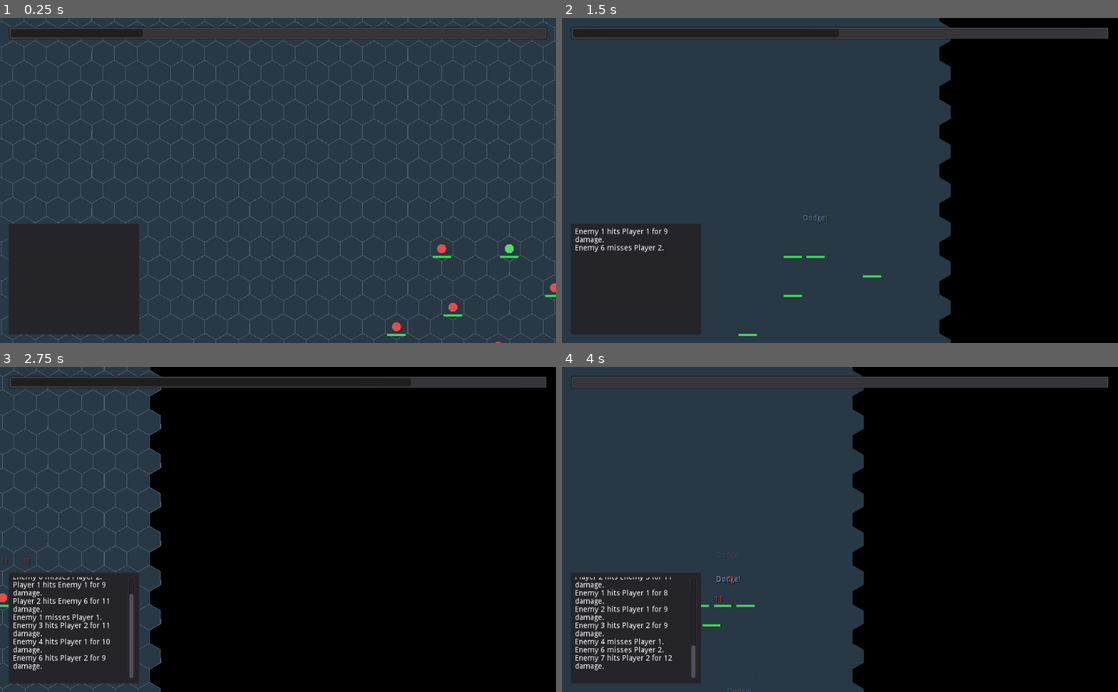
Above: before the commit, frames 1-4 (two rows, left to right).
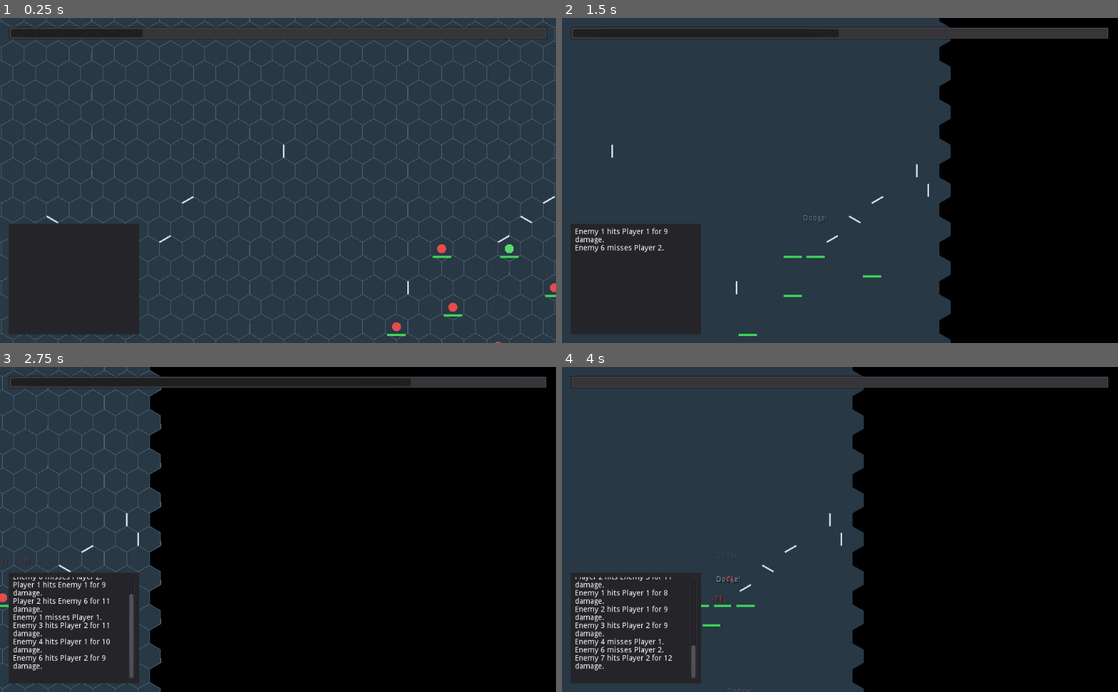
Above: after the commit, the same moments.

Repository: afftor/StriveDungeons
Game: Godot game, scene res://scenes/Main.tscn
Two runs of this game, one before a commit and one after it. Both use one fixed random seed, a clock stepped at 60 frames per second and the inputs below.
Inputs (mouse positions are in pixels of both pictures, inside the frame that each line leads up to):
- Up to frame 1 (0.25 s): no input
- Up to frame 2 (1.5 s): tap Enter at 0.5 s; move the mouse to (962, 164) at 0.52 s; hold D (move_right) 0.53-1.25 s; hold G (toggle_grid) 0.53-1.25 s; click (962, 164) at 0.67 s; drag from (728, 196) to (812, 245) at 1.27 s
- Up to frame 3 (2.75 s): move the mouse to (333, 458) at 2.02 s; hold D (move_right) from 2.03 s (still down); hold G (toggle_grid) from 2.03 s (still down)
- Up to frame 4 (4 s): release D (move_right) at 2.75 s; release G (toggle_grid) at 2.75 s; drag from (812, 594) to (673, 480) at 2.77 s; move the mouse to (1006, 578) at 3.52 s; hold A (move_left) from 3.53 s (still down); hold G (toggle_grid) from 3.53 s (still down)

The runs differ from the first frame. In frame 1, 0.1% of the frame differs, in the area x 8-100%, y 38-86%; in frame 2, 0.1%; in frame 3, less than 0.1%; in frame 4, less than 0.1%.

Commit message:
Fix wall collisions and tab indentation

Diff:
--- a/scripts/hex_grid.gd
+++ b/scripts/hex_grid.gd
@@ -29,19 +29,53 @@
 	Vector2(1, 1)
 ]
 
+const DIRECTION_CUBE_OFFSETS = [
+	Vector3(1, -1, 0),
+	Vector3(1, 0, -1),
+	Vector3(0, 1, -1),
+	Vector3(-1, 1, 0),
+	Vector3(-1, 0, 1),
+	Vector3(0, -1, 1)
+]
+
+const EDGE_CORNER_INDICES = [
+	[5, 0],
+	[0, 1],
+	[1, 2],
+	[2, 3],
+	[3, 4],
+	[4, 5]
+]
+
 var show_grid_lines = true
 var grid_origin = Vector2.ZERO
 var cells = []
 var characters = {}
 var character_positions = {}
+var walls = {}
+
+func _make_wall_key(column_index, row_index):
+	return "%d,%d" % [int(column_index), int(row_index)]
+
+func _parse_wall_key(key):
+	var parts = key.split(",")
+	if parts.size() != 2:
+		return Vector2.ZERO
+	return Vector2(int(parts[0]), int(parts[1]))
+
+func _ensure_wall_entry(key):
+	if not walls.has(key):
+		walls[key] = {}
 
 func _ready():
 	_build_cells()
 	_compute_origin()
+	_spawn_random_walls(15)
 	update()
 
 func _build_cells():
 	cells.clear()
+	walls.clear()
 	for row_index in range(GRID_HEIGHT):
 		var row = []
 		for column_index in range(GRID_WIDTH):
@@ -97,6 +131,7 @@
 					elif character.faction == "enemy":
 						character_color = Color(0.9, 0.3, 0.3)
 			draw_circle(center, CELL_RADIUS * 0.35, character_color)
+	_draw_walls()
 
 func _build_cell_polygon(center):
 	var points = PoolVector2Array()
@@ -174,6 +209,8 @@
 	if not can_place_character(new_column, new_row):
 		return false
 	var current_position = character_positions[character_id]
+	if has_wall_between(current_position.x, current_position.y, new_column, new_row):
+		return false
 	var current_cell = get_cell(current_position.x, current_position.y)
 	var target_cell = get_cell(new_column, new_row)
 	if current_cell == null or target_cell == null:
@@ -278,6 +315,8 @@
 	var best_step = null
 	var best_distance = current_distance
 	for neighbor in get_neighbor_coordinates(column_a, row_a):
+		if has_wall_between(column_a, row_a, neighbor.x, neighbor.y):
+			continue
 		if is_cell_occupied(neighbor.x, neighbor.y):
 			continue
 		var neighbor_distance = get_hex_distance(neighbor.x, neighbor.y, column_b, row_b)
@@ -322,6 +361,8 @@
 		if current == goal:
 			break
 		for neighbor in get_neighbor_coordinates(current.x, current.y):
+			if has_wall_between(current.x, current.y, neighbor.x, neighbor.y):
+				continue
 			var neighbor_key = _make_grid_key(neighbor.x, neighbor.y)
 			if came_from.has(neighbor_key):
 				continue
@@ -350,10 +391,14 @@
 	if start_position == null or target_position == null:
 		return []
 	if get_hex_distance(start_position.x, start_position.y, target_position.x, target_position.y) <= 1:
-		return [_make_grid_key(start_position.x, start_position.y)]
+		if not has_wall_between(start_position.x, start_position.y, target_position.x, target_position.y):
+			return [_make_grid_key(start_position.x, start_position.y)]
+		return []
 	var best_path = []
 	var best_length = INF
 	for neighbor in get_neighbor_coordinates(target_position.x, target_position.y):
+		if has_wall_between(target_position.x, target_position.y, neighbor.x, neighbor.y):
+			continue
 		if neighbor == start_position:
 			return [_make_grid_key(start_position.x, start_position.y)]
 		if not is_cell_walkable(neighbor.x, neighbor.y, character_id):
@@ -369,3 +414,100 @@
 
 func _make_grid_key(column_index, row_index):
 	return Vector2(int(column_index), int(row_index))
+
+func has_wall_between(column_a, row_a, column_b, row_b):
+	var start = _make_grid_key(column_a, row_a)
+	var end = _make_grid_key(column_b, row_b)
+	if start == end:
+		return false
+	var start_key = _make_wall_key(start.x, start.y)
+	var end_key = _make_wall_key(end.x, end.y)
+	if not walls.has(start_key):
+		return false
+	return walls[start_key].has(end_key)
+
+func add_wall_between(column_a, row_a, column_b, row_b):
+	if not is_in_bounds(column_a, row_a) or not is_in_bounds(column_b, row_b):
+		return false
+	var start = _make_grid_key(column_a, row_a)
+	var end = _make_grid_key(column_b, row_b)
+	if start == end:
+		return false
+	if not _are_cells_adjacent(start, end):
+		return false
+	if has_wall_between(column_a, row_a, column_b, row_b):
+		return false
+	var start_key = _make_wall_key(start.x, start.y)
+	var end_key = _make_wall_key(end.x, end.y)
+	_ensure_wall_entry(start_key)
+	_ensure_wall_entry(end_key)
+	walls[start_key][end_key] = true
+	walls[end_key][start_key] = true
+	update()
+	return true
+
+func get_wall_count():
+	var total = 0
+	for key in walls.keys():
+		total += walls[key].size()
+	return int(total / 2)
+
+func _are_cells_adjacent(start, end):
+	for neighbor in get_neighbor_coordinates(start.x, start.y):
+		if neighbor == end:
+			return true
+	return false
+
+func _spawn_random_walls(target_count):
+	var created = 0
+	var attempts = 0
+	var max_attempts = max(1, target_count * 20)
+	while created < target_count and attempts < max_attempts:
+		attempts += 1
+		var column = randi() % GRID_WIDTH
+		var row = randi() % GRID_HEIGHT
+		var neighbors = get_neighbor_coordinates(column, row)
+		if neighbors.empty():
+			continue
+		var neighbor = neighbors[randi() % neighbors.size()]
+		if add_wall_between(column, row, neighbor.x, neighbor.y):
+			created += 1
+
+func _draw_walls():
+	for start_key in walls.keys():
+		var start_position = _parse_wall_key(start_key)
+		var connections = walls[start_key]
+		for end_key in connections.keys():
+			var end_position = _parse_wall_key(end_key)
+			if not _is_primary_wall_key(start_position, end_position):
+				continue
+			var segment = _get_wall_segment(start_position, end_position)
+			if segment == null:
+				continue
+			draw_line(segment[0], segment[1], Color(0.85, 0.85, 0.95), 3.0)
+
+func _is_primary_wall_key(start_key, end_key):
+	if start_key.x < end_key.x:
+		return true
+	if start_key.x > end_key.x:
+		return false
+	return start_key.y <= end_key.y
+
+func _get_wall_segment(start_key, end_key):
+	var direction_index = _get_direction_index(start_key, end_key)
+	if direction_index == -1:
+		return null
+	var center = _axial_to_world(start_key.x, start_key.y)
+	var corner_indices = EDGE_CORNER_INDICES[direction_index]
+	var point_a = center + _hex_corner(corner_indices[0])
+	var point_b = center + _hex_corner(corner_indices[1])
+	return [point_a, point_b]
+
+func _get_direction_index(start_key, end_key):
+	var cube_start = _offset_to_cube(start_key.x, start_key.y)
+	var cube_end = _offset_to_cube(end_key.x, end_key.y)
+	var diff = cube_end - cube_start
+	for index in range(DIRECTION_CUBE_OFFSETS.size()):
+		if diff == DIRECTION_CUBE_OFFSETS[index]:
+			return index
+	return -1
--- a/scripts/main.gd
+++ b/scripts/main.gd
@@ -119,7 +119,7 @@
 	if target == null or target_position == null:
 		return
 	var distance = hex_grid.get_hex_distance(current_position.x, current_position.y, target_position.x, target_position.y)
-	if distance <= 1:
+	if distance <= 1 and not hex_grid.has_wall_between(current_position.x, current_position.y, target_position.x, target_position.y):
 		_resolve_attack(character, target)
 		return
 	var path_to_target = target_info["path"]
@@ -139,7 +139,7 @@
 	if target_position == null or current_position == null:
 		return
 	var new_distance = hex_grid.get_hex_distance(current_position.x, current_position.y, target_position.x, target_position.y)
-	if new_distance <= 1:
+	if new_distance <= 1 and not hex_grid.has_wall_between(current_position.x, current_position.y, target_position.x, target_position.y):
 		_resolve_attack(character, target)
 
 func _resolve_attack(attacker, defender):
@@ -198,7 +198,10 @@
 			continue
 		var path = hex_grid.find_path_to_adjacent(character.id, character_position, candidate_position)
 		if path.empty():
-			if hex_grid.get_hex_distance(character_position.x, character_position.y, candidate_position.x, candidate_position.y) > 1:
+			var distance = hex_grid.get_hex_distance(character_position.x, character_position.y, candidate_position.x, candidate_position.y)
+			if distance > 1:
+				continue
+			if hex_grid.has_wall_between(character_position.x, character_position.y, candidate_position.x, candidate_position.y):
 				continue
 			path = [Vector2(int(character_position.x), int(character_position.y))]
 		var moves_required = max(0, path.size() - 1)
